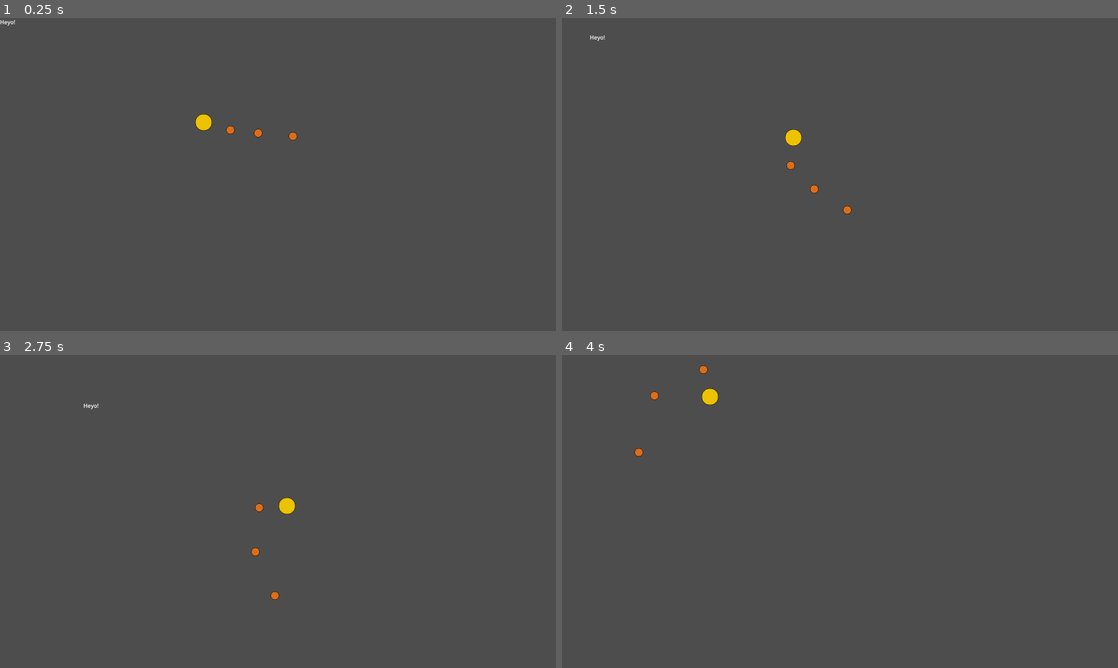
Above: before the commit, frames 1-4 (two rows, left to right).
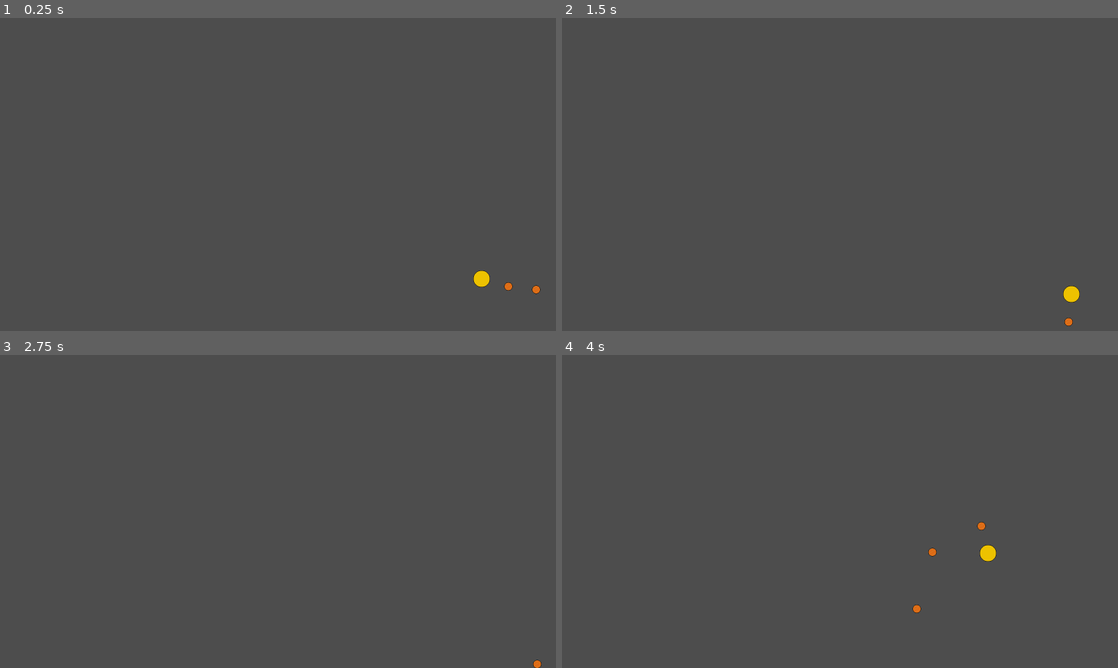
Above: after the commit, the same moments.

Repository: matthman2019/cac-space-game
Game: Godot game, scene res://entities/scenes/GAME.tscn
Two runs of this game, one before a commit and one after it. Both use one fixed random seed, a clock stepped at 60 frames per second and the inputs below.
Inputs (mouse positions are in pixels of both pictures, inside the frame that each line leads up to):
- Up to frame 1 (0.25 s): no input
- Up to frame 2 (1.5 s): move the mouse to (962, 158) at 0.52 s; click (962, 158) at 0.67 s; drag from (728, 190) to (812, 237) at 1.27 s
- Up to frame 3 (2.75 s): move the mouse to (333, 442) at 2.02 s; click (333, 442) at 2.17 s
- Up to frame 4 (4 s): drag from (812, 574) to (673, 464) at 2.77 s; move the mouse to (1006, 558) at 3.52 s; click (1006, 558) at 3.67 s

The runs differ from the first frame. In frame 1, 0.4% of the frame differs, in the area x 0-98%, y 0-89%; in frame 2, 0.4%; in frame 3, 0.3%; in frame 4, 0.4%, in the area x 13-79%, y 3-83%.

Commit message:
added clicking planets and tracking logic

Diff:
--- a/entities/scenes/GAME.tscn
+++ b/entities/scenes/GAME.tscn
@@ -9,7 +9,6 @@
 position = Vector2(586, 300)
 
 [node name="Camera2D" type="Camera2D" parent="." unique_id=1329744980]
-offset = Vector2(800, 450)
 script = ExtResource("2_0m8qs")
 
 [node name="CanvasLayer" type="CanvasLayer" parent="Camera2D" unique_id=1103718539]
@@ -20,12 +19,11 @@
 anchors_preset = 15
 anchor_right = 1.0
 anchor_bottom = 1.0
+offset_left = -800.0
+offset_top = -450.0
+offset_right = -800.0
+offset_bottom = -450.0
 grow_horizontal = 2
 grow_vertical = 2
+mouse_filter = 2
 metadata/_edit_use_anchors_ = true
-
-[node name="Text Thing" type="Label" parent="Camera2D/CanvasLayer/Gui" unique_id=1996680932]
-layout_mode = 0
-offset_right = 40.0
-offset_bottom = 23.0
-text = "Heyo!"
--- a/entities/scenes/planet.tscn
+++ b/entities/scenes/planet.tscn
@@ -3,6 +3,16 @@
 [ext_resource type="Script" uid="uid://4p5u1taskv23" path="res://entities/scripts/Planet.gd" id="1_l11gs"]
 [ext_resource type="Texture2D" uid="uid://d1ykei1ox0tx" path="res://assets/planets/placeHolderPlanet_1_24x24.png" id="1_nktd4"]
 
-[node name="Planet" type="Sprite2D" unique_id=567864503]
+[sub_resource type="CircleShape2D" id="CircleShape2D_nktd4"]
+radius = 14.035668
+
+[node name="Planet" type="Node2D" unique_id=1341596911]
+script = ExtResource("1_l11gs")
+
+[node name="Sprite" type="Sprite2D" parent="." unique_id=567864503]
 texture = ExtResource("1_nktd4")
-script = ExtResource("1_l11gs")
+
+[node name="Area2D" type="Area2D" parent="." unique_id=659469967]
+
+[node name="CollisionShape2D" type="CollisionShape2D" parent="Area2D" unique_id=480262202]
+shape = SubResource("CircleShape2D_nktd4")
--- a/entities/scripts/Planet.gd
+++ b/entities/scripts/Planet.gd
@@ -1,5 +1,5 @@
 class_name Planet
-extends Sprite2D
+extends Node2D
 
 var sunDistance: float
 var mass: float
@@ -11,6 +11,8 @@
 var angle: float = 0.0
 var orbitSpeed: float = 1.0
 
+var click: bool=false
+
 func setup(s_pos: Vector2) -> void:
 	star_pos = s_pos
 	orbit_size = position.distance_to(star_pos)
@@ -21,3 +23,19 @@
 func _process(delta: float) -> void:
 	angle += orbitSpeed * delta
 	position = star_pos + Vector2(cos(angle) * orbit_size, sin(angle) * orbit_size)
+
+func _on_static_body_2d_input_event(viewport: Node, event: InputEvent, shape_idx: int) -> void:
+	print("static 2d imput")
+	if event is InputEventMouseButton and not click:
+		click = true
+		var camera = get_viewport().get_camera_2d()
+		if camera != null:
+			camera.followed_planet = self
+
+func _ready():
+	$Area2D.connect("input_event", _on_static_body_2d_input_event)
+
+
+func _on_static_body_2d_mouse_exited() -> void:
+	print("mouse exited")
+	click = false
--- a/entities/scripts/camera_2d.gd
+++ b/entities/scripts/camera_2d.gd
@@ -2,6 +2,7 @@
 
 var dragging: bool = false
 var drag_start: Vector2
+var has_dragged: bool = false
 
 var zoom_min: float = 0.1
 var zoom_max: float = 8.0
@@ -18,8 +19,8 @@
 		if event.button_index == MOUSE_BUTTON_LEFT:
 			if event.pressed:
 				dragging = true
+				has_dragged = false
 				drag_start = get_global_mouse_position()
-				followed_planet = null
 			else:
 				dragging = false
 
@@ -38,4 +39,6 @@
 			position += mouse_before - get_global_mouse_position()
 
 	if event is InputEventMouseMotion and dragging:
+		has_dragged = true
+		followed_planet = null
 		position -= event.relative / zoom.x
--- a/entities/scenes/planet_info_gui.tscn
+++ b/interface/planet_info_gui.tscn
@@ -1,15 +1,16 @@
 [gd_scene format=3 uid="uid://bgewstgpfo7dr"]
 
-[ext_resource type="Script" uid="uid://byi5f4ivq70b7" path="res://entities/scripts/PlanetInfoGUI.gd" id="1_mxsox"]
-[ext_resource type="Theme" uid="uid://bce45pjp7kcpq" path="res://assets/themes/guiTheme.tres" id="2_hmlbt"]
+[ext_resource type="Script" uid="uid://byi5f4ivq70b7" path="res://interface/UIscripts/PlanetInfoGUI.gd" id="1_lg4m2"]
+[ext_resource type="Theme" uid="uid://bce45pjp7kcpq" path="res://assets/themes/guiTheme.tres" id="2_rgd7b"]
 
 [node name="PlanetInfoGUI" type="Control" unique_id=1961054574]
 layout_mode = 3
+anchors_preset = 0
 offset_right = 200.0
 offset_bottom = 100.0
 grow_horizontal = 2
 grow_vertical = 2
-script = ExtResource("1_mxsox")
+script = ExtResource("1_lg4m2")
 
 [node name="PanelContainer" type="Panel" parent="." unique_id=1134137268]
 layout_mode = 1
Renamed: entities/scripts/PlanetInfoGUI.gd -> interface/UIscripts/PlanetInfoGUI.gd
Renamed: entities/scripts/PlanetInfoGUI.gd.uid -> interface/UIscripts/PlanetInfoGUI.gd.uid
Not shown: 1 places in interface/planet_info_gui.tscn that only renumber resources
